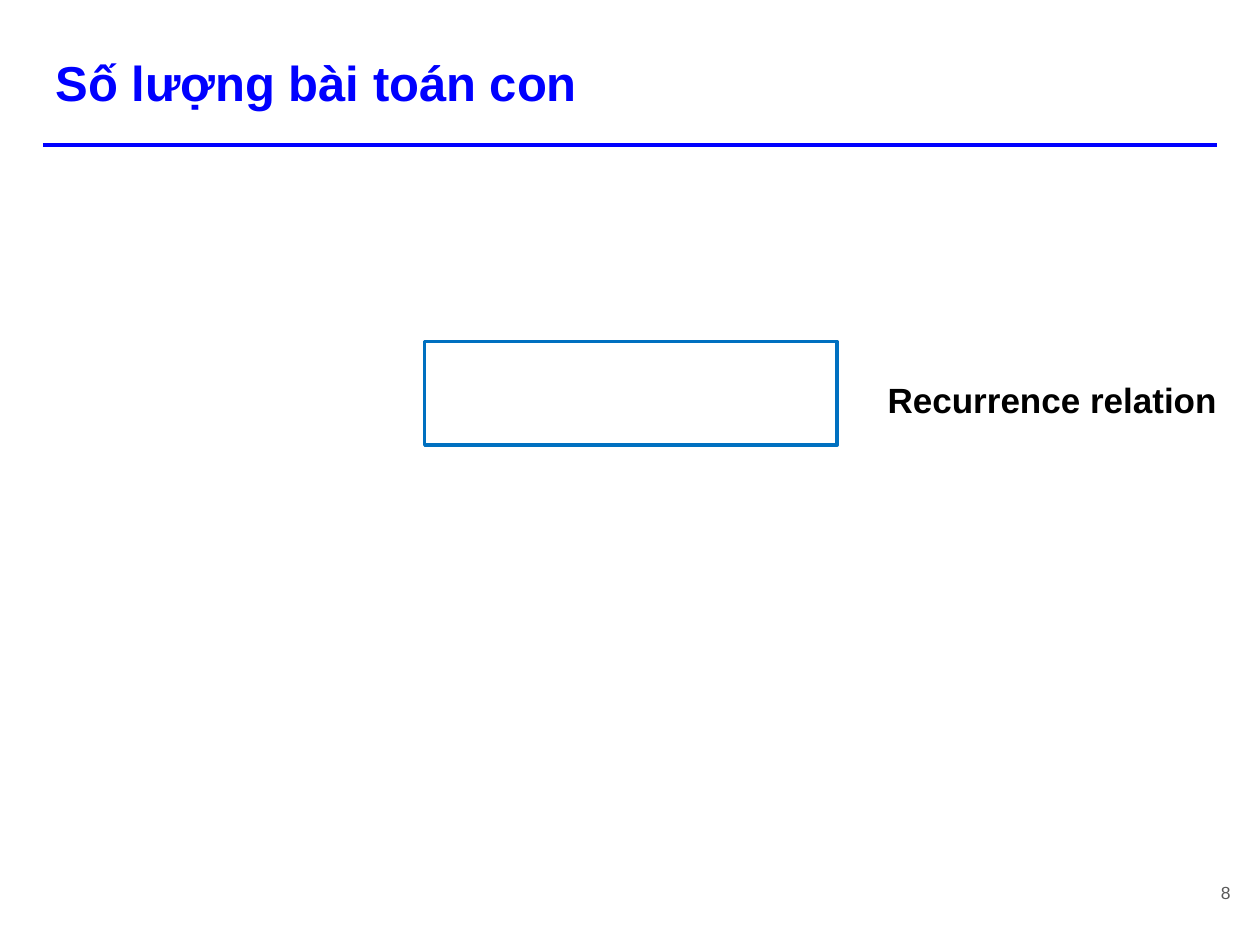
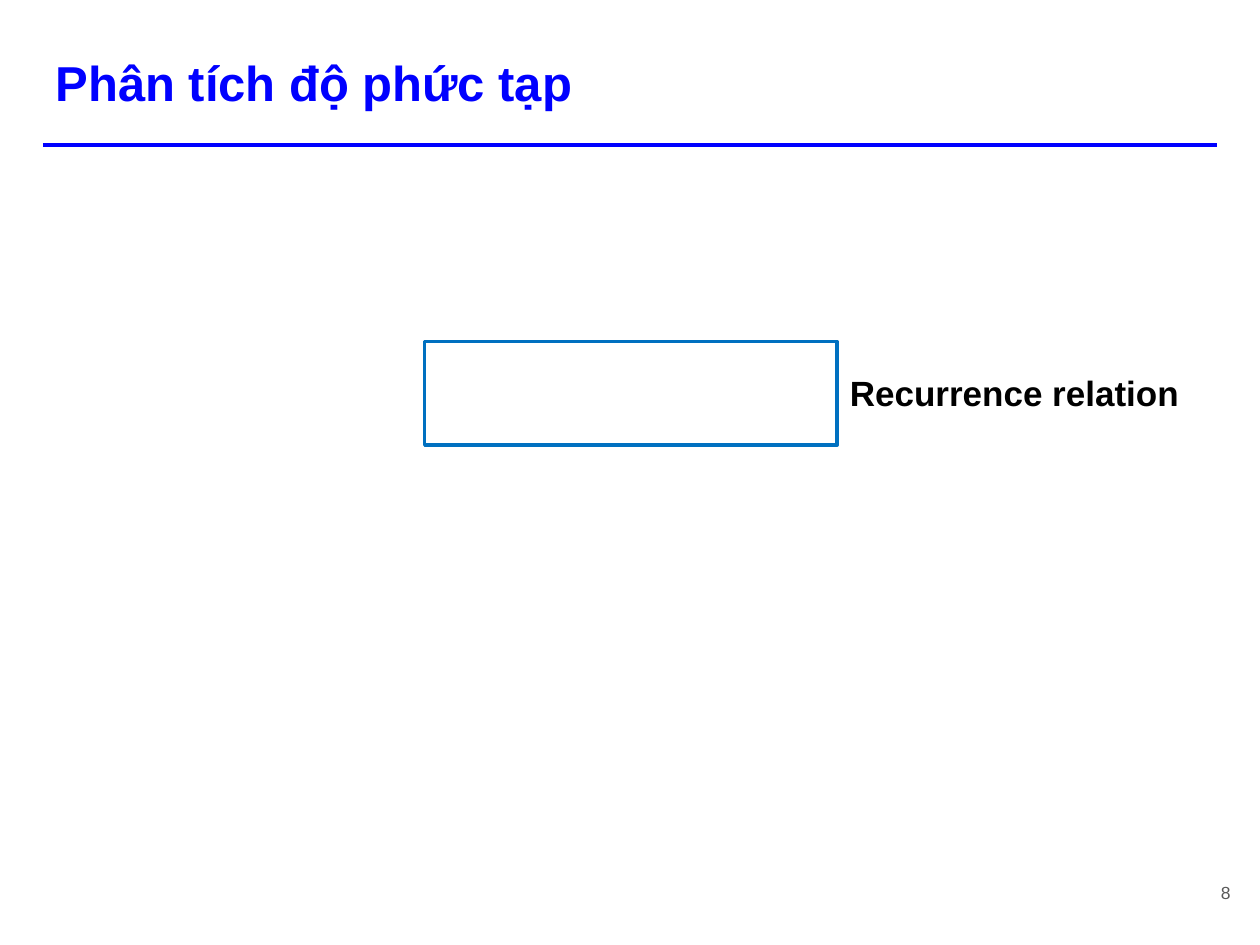
Before and after one commit to tiennvcs/CS112.L11.KHTN-DesignAnalysisAlgorithm, a slide deck: slide 8 of Seminar_DivideandConquer/[Seminar] Divide and Conquer.pptx. Drawn at 1260x945 pixels with LibreOffice and Linux fonts; fonts in the diff are those of the drawing; grey boxes stand for pictures. Boxes give left, top, right and bottom in pixels: in the first picture for what was removed or moved away, otherwise in the second. Text is boxed around its words. In the diff, an @@ line names an element or a change of style, - is before the commit and + after.

```diff
--- a/Seminar_DivideandConquer/[Seminar] Divide and Conquer.pptx
+++ b/Seminar_DivideandConquer/[Seminar] Divide and Conquer.pptx
@@ title at [56, 64, 572, 111]: text changed @@
-Số lượng bài toán con
+Phân tích độ phức tạp
@@ text "Recurrence relation": place and size @@
-text "Recurrence relation" at [888, 387, 1216, 414]
+text "Recurrence relation" at [850, 380, 1178, 407]
```
Also in this commit, not shown: 16 other slides changed, 1 slide added, 3 slides removed.
